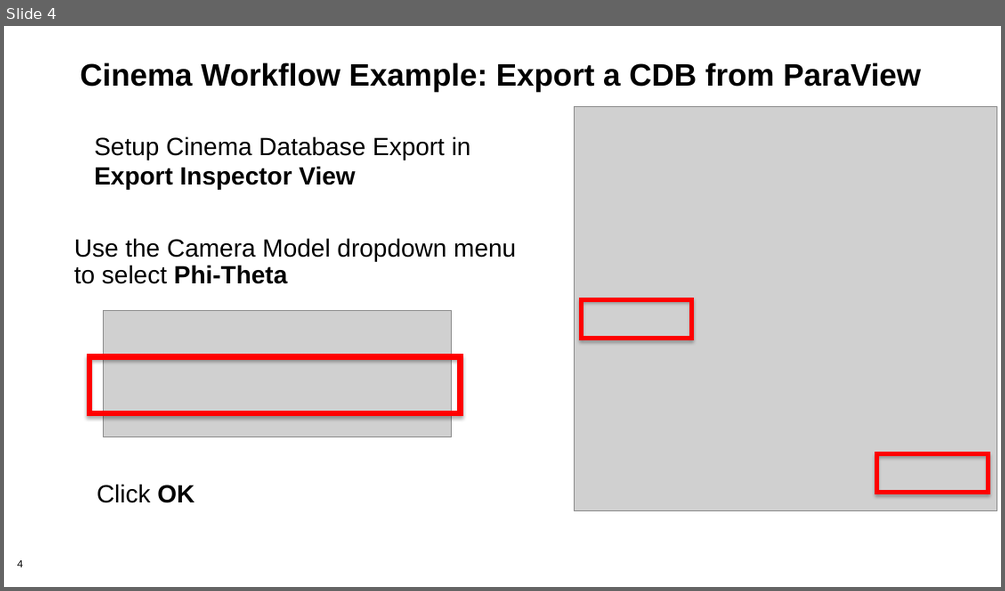
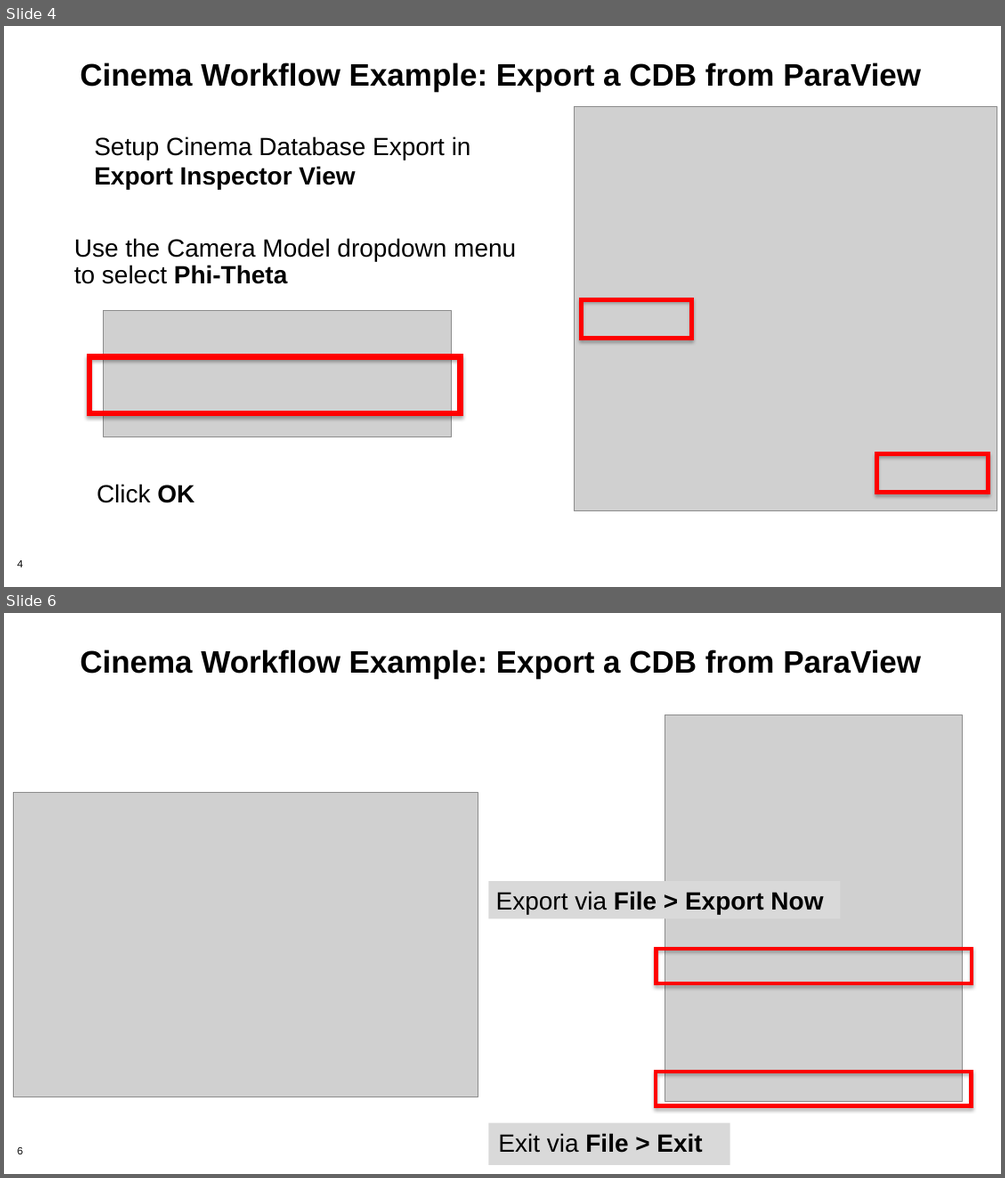
Before and after one commit to cinemascience/cinema_tutorial_slides, a slide deck: 2019-11_SC19/workflow_powerpoint/Cinema_Workflow_PV_Export.pptx. Shown one above the other, each under a label of ours: slide 4 before the commit, slides 4 and 6 after it; the slides between them are not shown. The pictures are 1005x591 and 1005x1178 pixels, drawn with LibreOffice and Linux fonts; fonts in the diff are those of the drawing; grey boxes stand for pictures; background and template pictures are left out. Boxes give left, top, right and bottom in pixels: in the first picture for what was removed or moved away, otherwise in the second. Text is boxed around its words. In the diff, an @@ line names an element or a change of style, - is before the commit and + after.

```diff
--- a/2019-11_SC19/workflow_powerpoint/Cinema_Workflow_PV_Export.pptx
+++ b/2019-11_SC19/workflow_powerpoint/Cinema_Workflow_PV_Export.pptx
@@ slide 6 added at box(4, 613, 1001, 1174), background #FFFFFF; not listed: 1 template element that a slide beside it also shows @@
@@ title added at box(80, 649, 921, 679), 30 pt, text #000000, bold @@
+Cinema Workflow Example: Export a CDB from ParaView
@@ picture added at box(665, 714, 962, 1102) @@
@@ picture added at box(14, 792, 478, 1097) @@
@@ rectangle added at box(488, 881, 840, 918), fill #D9D9D9, 24 pt, text #000000, bold @@
+Export via File > Export Now
@@ frame added at box(655, 948, 973, 985), fill #FF0000, outline #FF0000 0.75 pt @@
@@ frame added at box(655, 1070, 973, 1107), fill #FF0000, outline #FF0000 0.75 pt @@
@@ rectangle added at box(488, 1123, 730, 1166), fill #D9D9D9, 24 pt, text #000000, bold @@
+Exit via File > Exit
```
Also in this commit, not shown: 5 slides changed.
